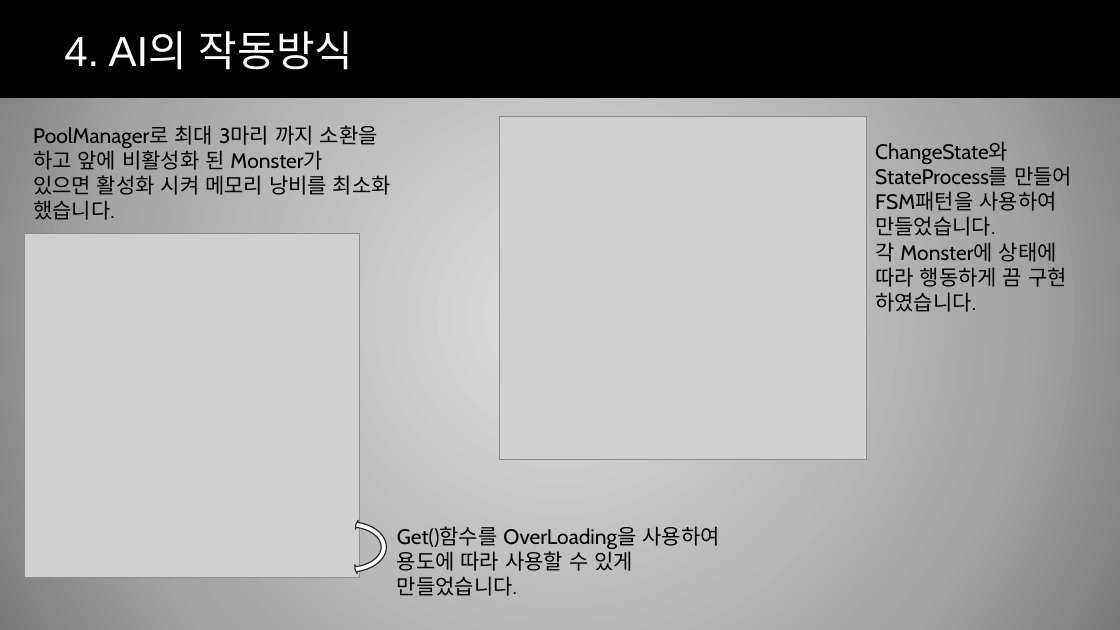
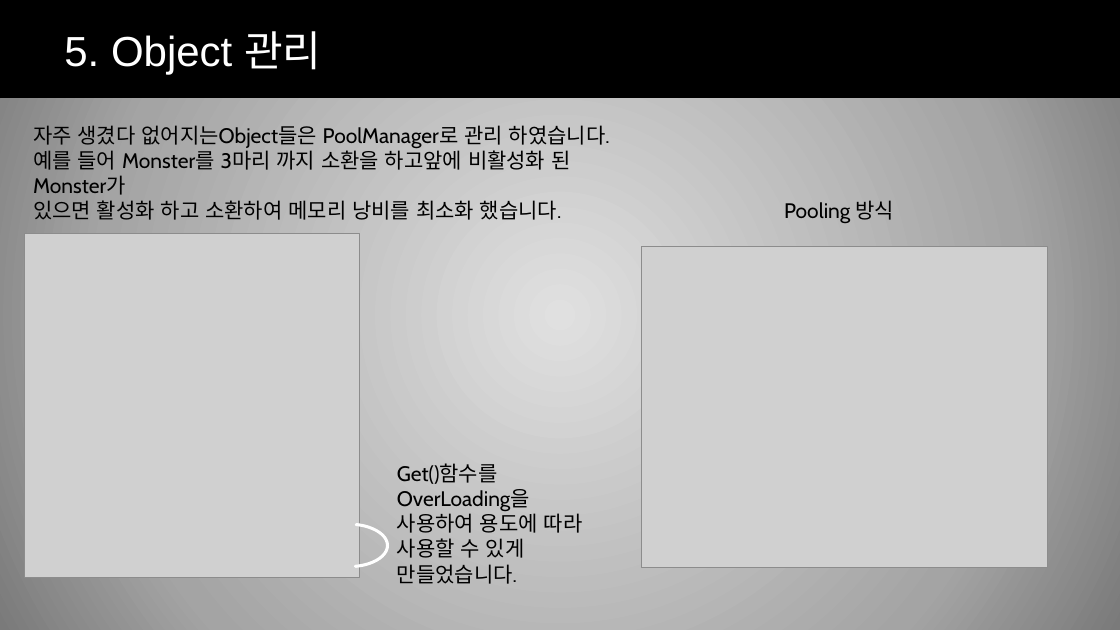
Before and after one commit to hyungun26/TheDarkest, a slide deck: slide 10 of The Darkest ppt.pptx (slide 8 before the commit). Drawn at 1120x630 pixels with LibreOffice and Linux fonts; fonts in the diff are those of the drawing; grey boxes stand for pictures; background and template pictures are left out. Boxes give left, top, right and bottom in pixels: in the first picture for what was removed or moved away, otherwise in the second. Text is boxed around its words. In the diff, an @@ line names an element or a change of style, - is before the commit and + after.

```diff
--- a/The Darkest ppt.pptx
+++ b/The Darkest ppt.pptx
@@ title at (x1=64, y1=31, x2=321, y2=75): text changed @@
-4. AI의 작동방식
+5. Object 관리
@@ picture removed at (x1=499, y1=117, x2=867, y2=460) @@
@@ text at (x1=33, y1=125, x2=610, y2=220): text changed @@
-PoolManager로 최대 3마리 까지 소환을 하고 앞에 비활성화 된 Monster가
-있으면 활성화 시켜 메모리 낭비를 최소화 했습니다.
+자주 생겼다 없어지는Object들은 PoolManager로 관리 하였습니다.
+예를 들어 Monster를 3마리 까지 소환을 하고앞에 비활성화 된 Monster가
+있으면 활성화 하고 소환하여 메모리 낭비를 최소화 했습니다.
@@ text removed at (x1=875, y1=141, x2=1072, y2=312) @@
-ChangeState와
-StateProcess를 만들어
-FSM패턴을 사용하여 만들었습니다.
-각 Monster에 상태에 따라 행동하게 끔 구현 하였습니다.
@@ text added at (x1=784, y1=200, x2=894, y2=223), 18 pt, text #000000 @@
+Pooling 방식
@@ picture added at (x1=642, y1=246, x2=1048, y2=568) @@
@@ text at (x1=397, y1=463, x2=583, y2=584): text changed @@
-Get()함수를 OverLoading을 사용하여 용도에 따라 사용할 수 있게 만들었습니다.
+Get()함수를 OverLoading을 사용하여 용도에 따라
+사용할 수 있게
+만들었습니다.
@@ left right circular arrow resized from (x1=310, y1=520, x2=389, y2=574) to (x1=310, y1=523, x2=389, y2=568) @@
@@ left right circular arrow at (x1=310, y1=523, x2=389, y2=568): outline #262626 1 pt to #FFFFFF 1 pt; proportions changed @@
```
Also in this commit, not shown: 8 other slides changed, 2 slides added, 2 other files.
